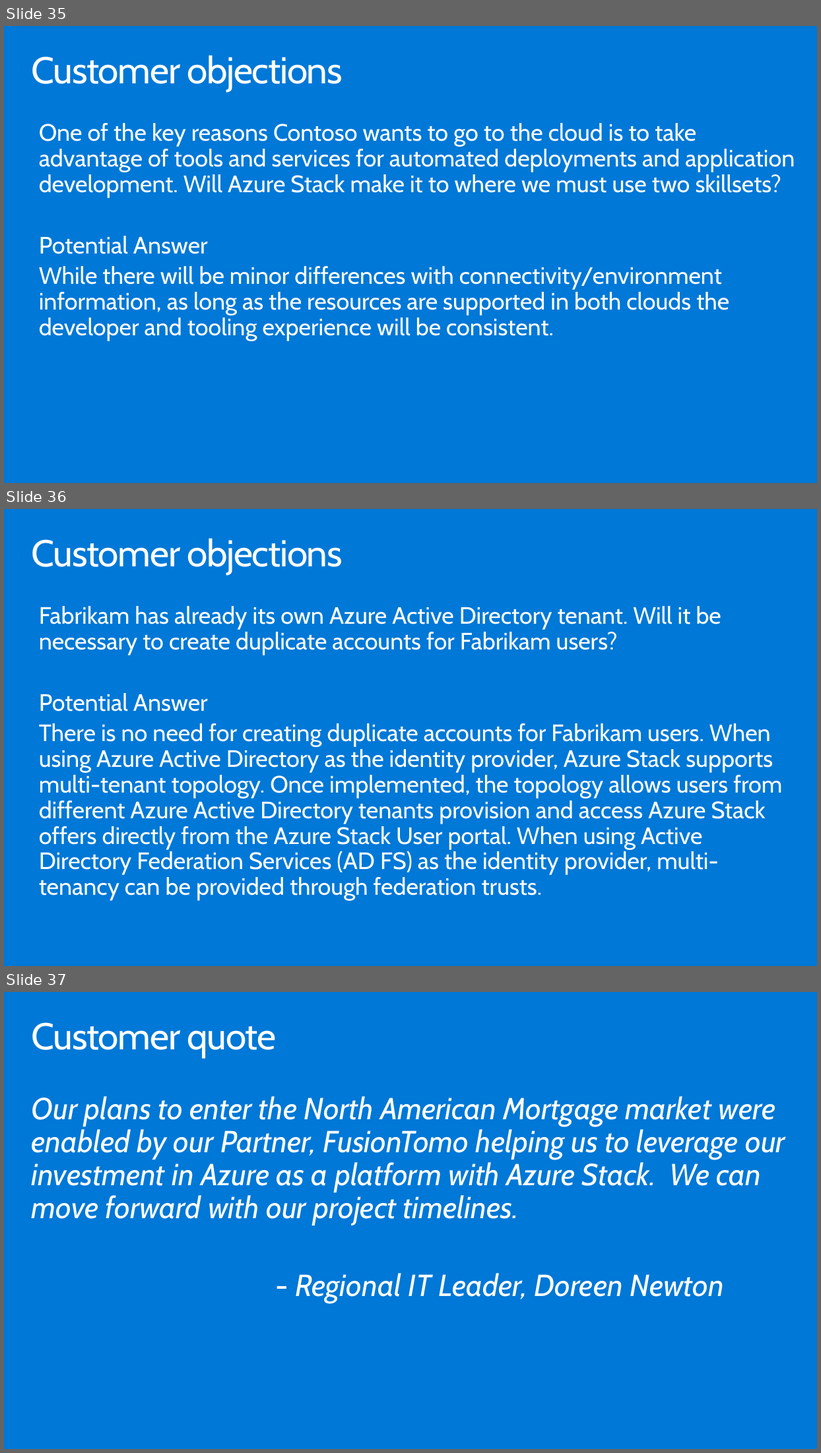
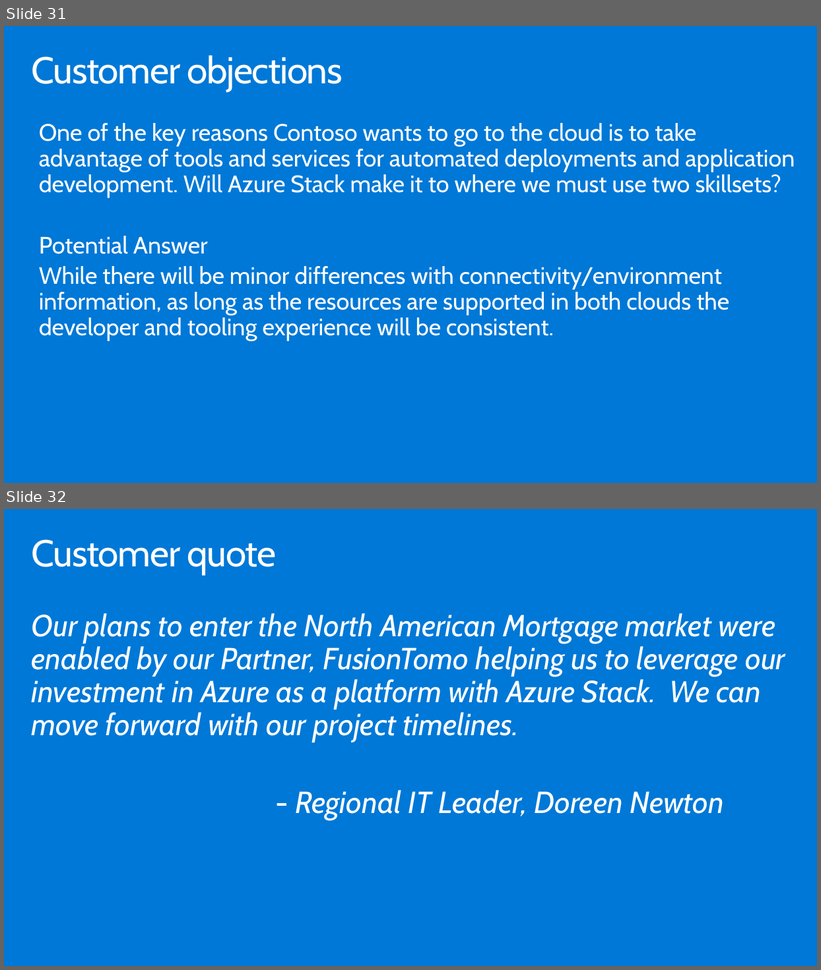
Before and after one commit to Microsoft/MCW-Azure-Stack, a slide deck: Whiteboard design session/WDS trainer presentation - Azure Stack.pptx. Shown one above the other, each under a label of ours: slides 35, 36 and 37 before the commit, slides 31 and 32 after it. The pictures are 821x1453 and 821x970 pixels, drawn with LibreOffice and Linux fonts; fonts in the diff are those of the drawing. Boxes give left, top, right and bottom in pixels: in the first picture for what was removed or moved away, otherwise in the second. Text is boxed around its words. In the diff, an @@ line names an element or a change of style, - is before the commit and + after.

```diff
--- a/Whiteboard design session/WDS trainer presentation - Azure Stack.pptx
+++ b/Whiteboard design session/WDS trainer presentation - Azure Stack.pptx
@@ slide 36 removed at [4, 509, 817, 966], background #0078D7 @@
@@ title removed at [32, 538, 342, 575] @@
-Customer objections
@@ text removed at [39, 606, 782, 901] @@
-Fabrikam has already its own Azure Active Directory tenant. Will it be necessary to create duplicate accounts for Fabrikam users?
-Potential Answer
-There is no need for creating duplicate accounts for Fabrikam users. When using Azure Active Directory as the identity provider, Azure Stack supports multi-tenant topology. Once implemented, the topology allows users from different Azure Active Directory tenants provision and access Azure Stack offers directly from the Azure Stack User portal. When using Active Directory Federation Services (AD FS) as the identity provider, multi-tenancy can be provided through federation trusts.
@@ what was slide 35 is now slide 31 @@
@@ what was slide 37 is now slide 32 @@
```
Also in this commit, not shown: 6 slides changed, 4 other slides removed, 44 other files.
